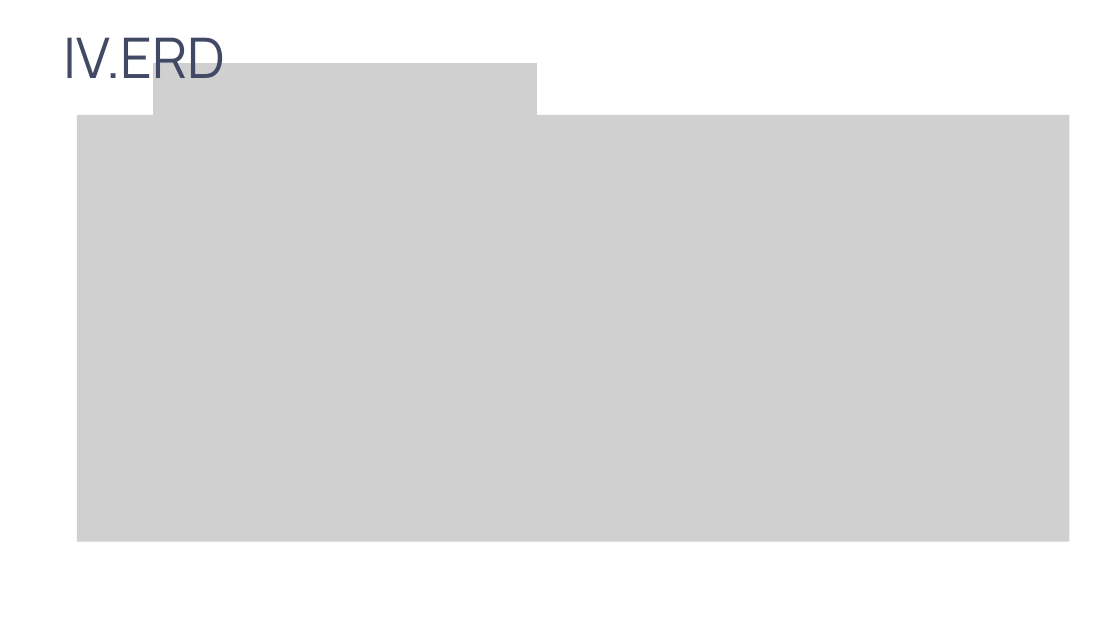
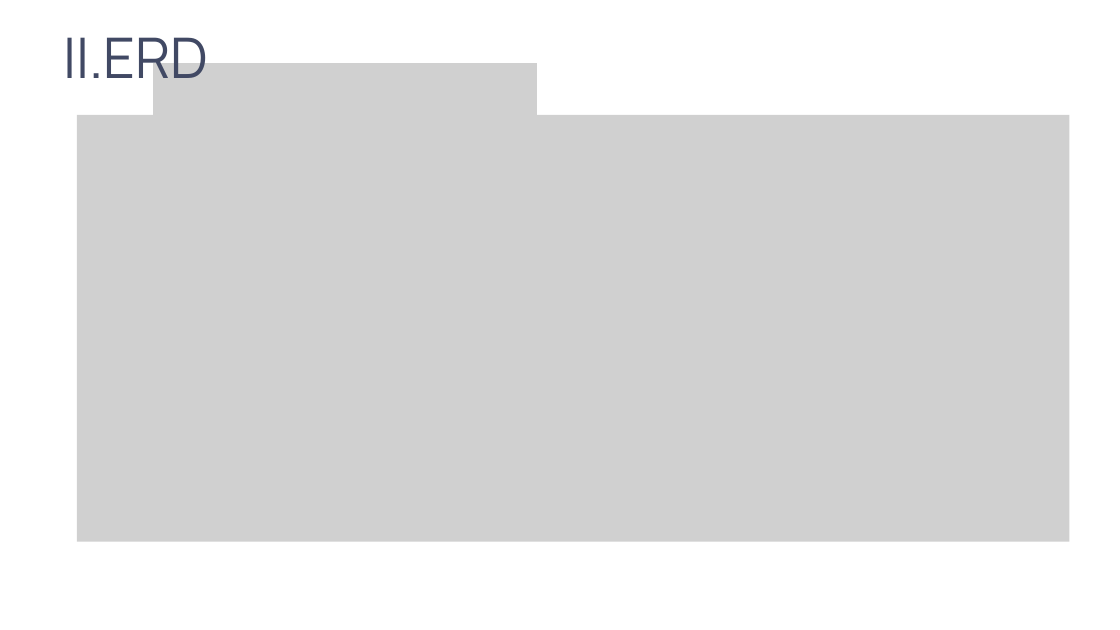
Before and after one commit to MinhQuan0206/SOA_MidTerm_Project, a slide deck: slide 5 of Slide thuyết trình.pptx (slide 31 before the commit). Drawn at 1120x630 pixels with LibreOffice and Linux fonts; fonts in the diff are those of the drawing; grey boxes stand for pictures; background and template pictures are left out. Boxes give left, top, right and bottom in pixels: in the first picture for what was removed or moved away, otherwise in the second. Text is boxed around its words. In the diff, an @@ line names an element or a change of style, - is before the commit and + after.

```diff
--- a/Slide thuyết trình.pptx
+++ b/Slide thuyết trình.pptx
@@ text at (63,37,208,93): text changed @@
-IV.ERD
+II.ERD
```
Also in this commit, not shown: 27 other slides changed, 1 other file.
